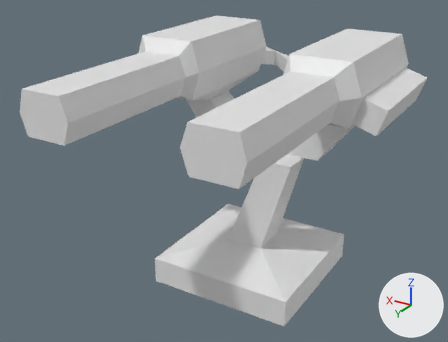
What one commit did to the Blender file Assets/Assets/3D/turret.blend.
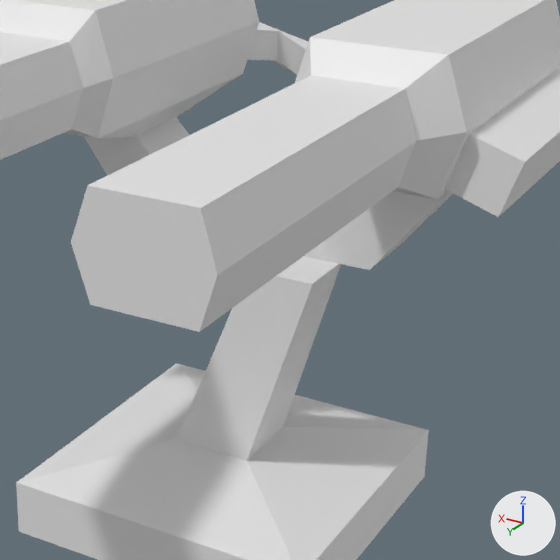
Old and new are each drawn whole from a camera (50 mm lens) standing at (-3.65, 6.88, 4.66) and looking at (0.27, 0.35, 1.39) and again close up on the part from 33% to 90% of the width and 11% to 86% of the height. The axes (+X, +Y, +Z) are drawn at lower right. The lights are the same throughout.

Script lines for the objects in view, before the commit:
```python
me_cube_001 = bpy.data.meshes.new('Cube.001')
me_cube_001.from_pydata(...)  # 16 vertices, 14 faces; spans x -1.0..1.0, y -1.0..1.0, z -1.0..7.47
me_cube_003 = bpy.data.meshes.new('Cube.003')
me_cube_003.from_pydata(...)  # 60 vertices, 58 faces; spans x -2.11..3.41, y -2.83..2.09, z -2.99..1.0
ob_cube = bpy.data.objects.new('Cube', me_cube_001)
ob_cube.location = (0.0, 0.0, 0.0)
ob_cube.scale = (1.0, 1.0, 0.213)
ob_cube_001 = bpy.data.objects.new('Cube.001', me_cube_003)
ob_cube_001.parent = ob_empty
ob_cube_001.matrix_parent_inverse = Matrix(((1.0, 0.0, 0.0, 0.0), (0.0, 1.0, 0.0, 0.0), (0.0, 0.0, 1.0, -2.183), (0.0, 0.0, 0.0, 1.0)))
ob_cube_001.location = (-0.437, 1.052, 2.716)
ob_cube_001.scale = (0.913, 0.379, 0.379)
_m = ob_cube_001.modifiers.new('Mirror', 'MIRROR')
_m.use_axis = (False, True, False)
_m.mirror_object = ob_empty
```
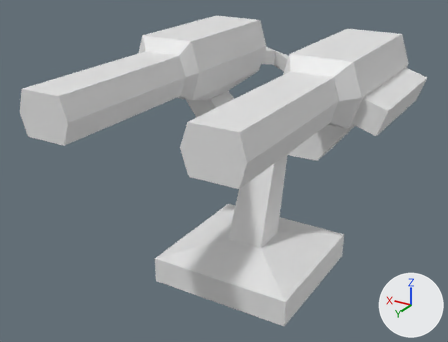
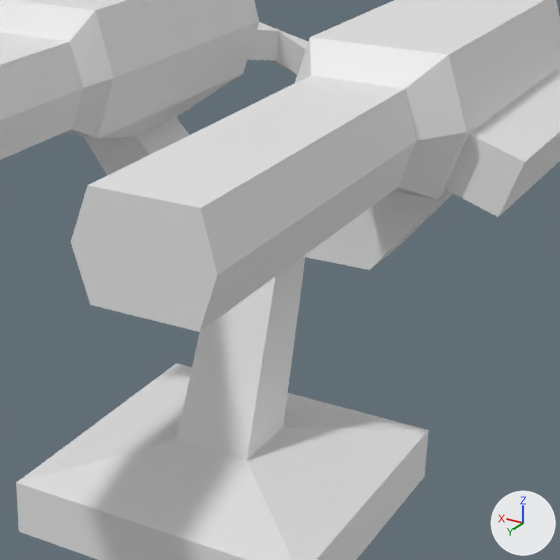
What differs and where, as boxes [x1, y1, x2, y2] in the close-ups (560 x 560 px):
'Cube', turned
    before: [16, 256, 429, 560]
    after: [16, 257, 429, 560]

What the commit changed:
Object 'Cube' (ob_cube) turns from (0, 0, 0) to (0, 0, 90) degrees about x, y and z.
